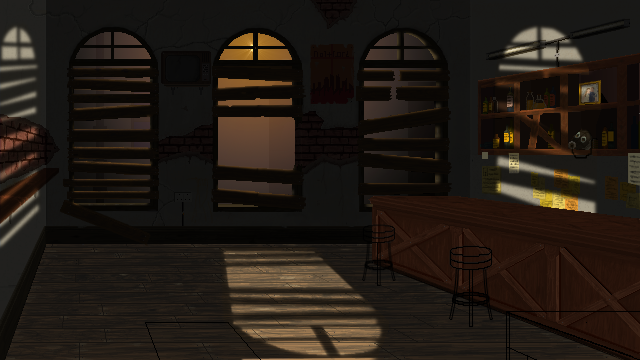
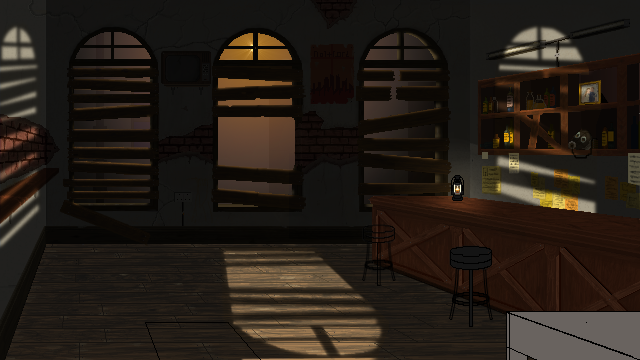
Layers edited between the first and the second 640px x 360px image:
moved "Stools" above "table foreground", painted on it over [360, 224, 491, 326]
moved "table foreground" above "Pasted Layer #2", painted on it over [283, 247, 640, 360]
added layer "stuff on bar" above "Guides" over [451, 175, 464, 201]
added layer "lamp flare" above "Light flares" over [228, 43, 640, 360]
painted on "Light flares" over [218, 43, 552, 360]
painted on "Shadow Mid Right Wall" over [380, 43, 470, 198]
painted on "Shadow Right Wall" over [470, 143, 478, 155]
painted on "Shadow under Cupboard" over [470, 155, 536, 206]
painted on "flourescent light" over [504, 108, 511, 146]
painted on "Shadow Bar" over [369, 196, 536, 278]
painted on "Outside Light Glow" over [218, 175, 334, 261]
